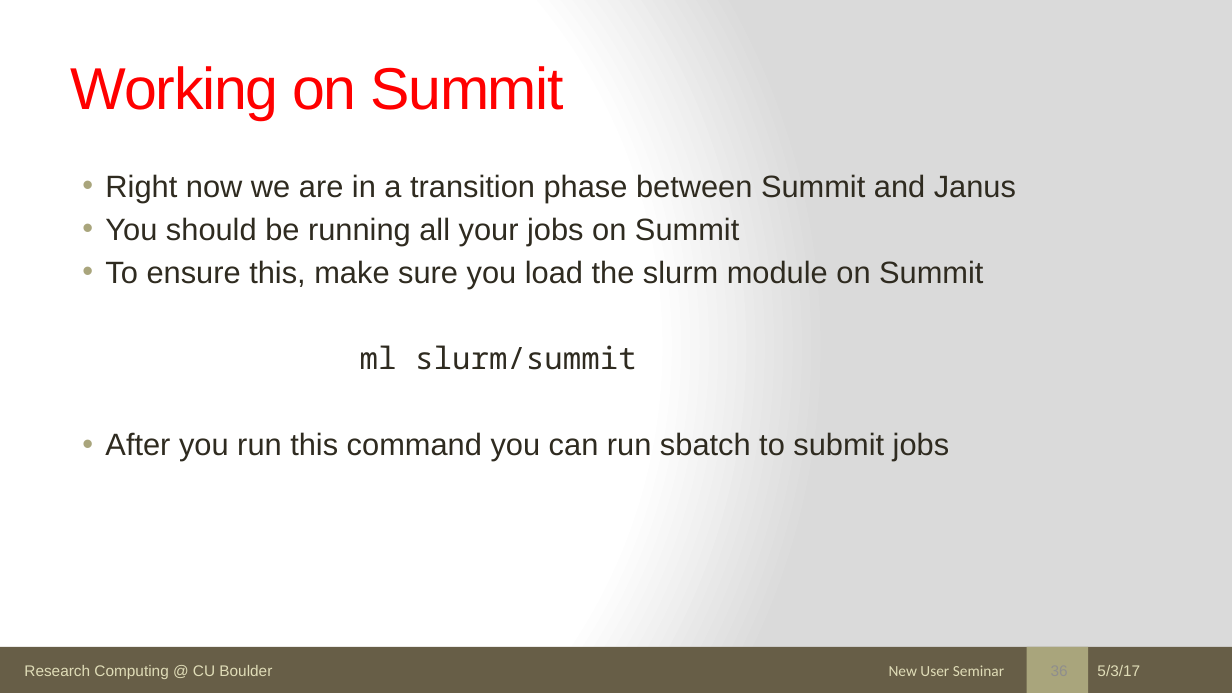
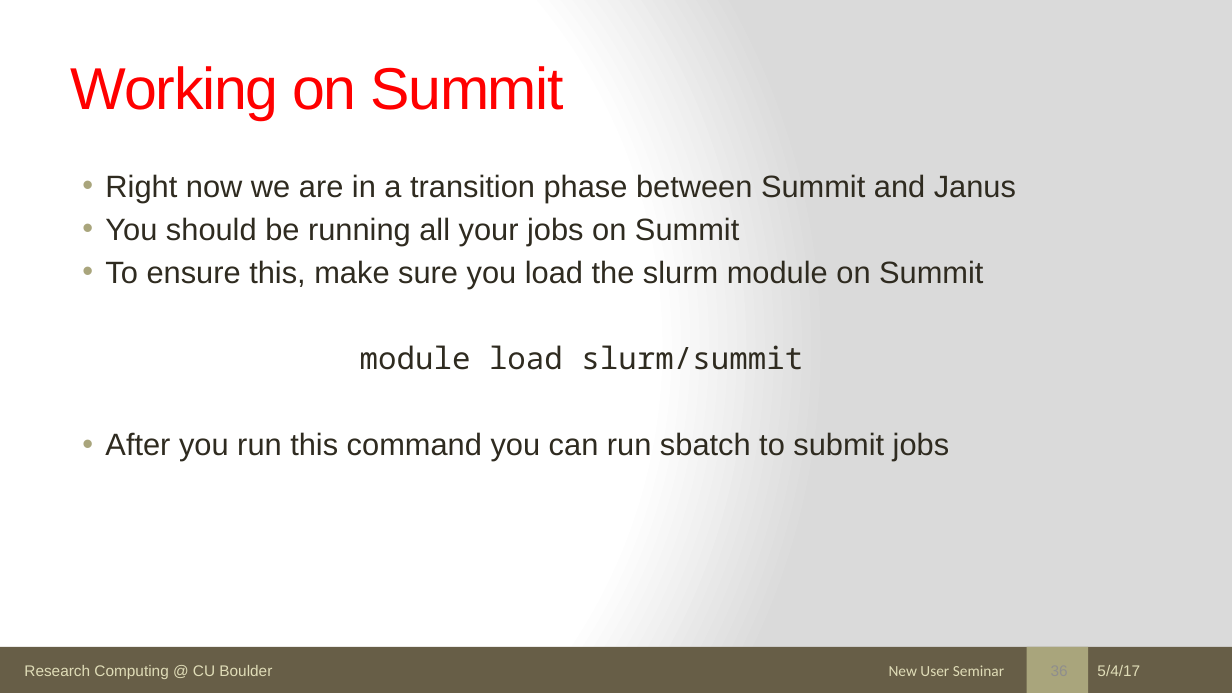
Before and after one commit to ResearchComputing/New_User_Seminar, a slide deck: slide 36 of rc_new_user_seminar_2017.pptx. Drawn at 1232x693 pixels with LibreOffice and Linux fonts; fonts in the diff are those of the drawing. Boxes give left, top, right and bottom in pixels: in the first picture for what was removed or moved away, otherwise in the second. Text is boxed around its words. In the diff, an @@ line names an element or a change of style, - is before the commit and + after.

```diff
--- a/rc_new_user_seminar_2017.pptx
+++ b/rc_new_user_seminar_2017.pptx
@@ text at bbox=[360, 345, 803, 370]: text changed @@
-ml slurm/summit
+module load slurm/summit
@@ text at bbox=[1097, 665, 1140, 676]: text changed @@
-5/3/17
+5/4/17
```
Also in this commit, not shown: 55 other slides changed, 2 slides removed, 1 other file.
